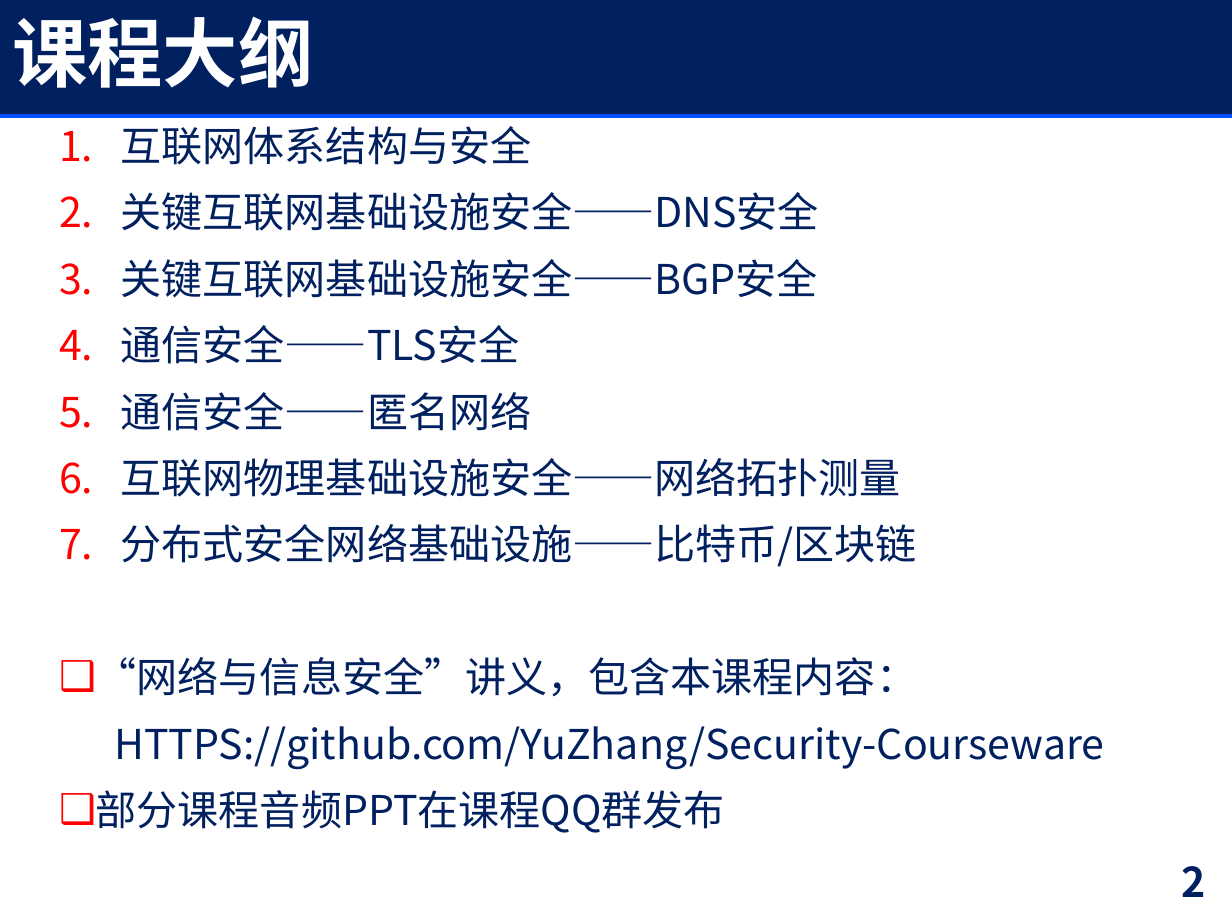
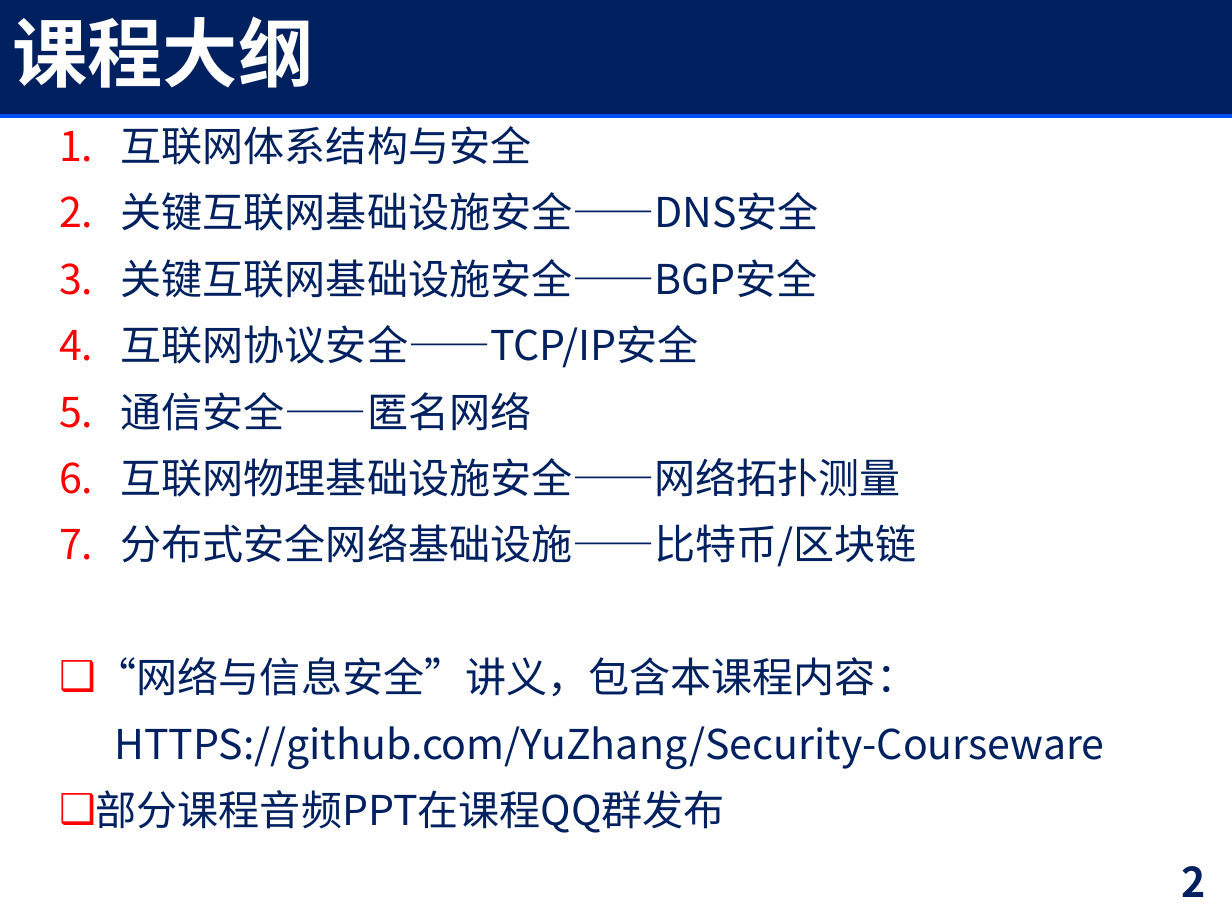
Before and after one commit to YuZhang/Security-Courseware, a slide deck: slide 2 of internet-security/intro.pptx. Drawn at 1232x924 pixels with LibreOffice and Linux fonts; fonts in the diff are those of the drawing. Boxes give left, top, right and bottom in pixels: in the first picture for what was removed or moved away, otherwise in the second. Text is boxed around its words. In the diff, an @@ line names an element or a change of style, - is before the commit and + after.

```diff
--- a/internet-security/intro.pptx
+++ b/internet-security/intro.pptx
@@ text at [121,325,699,368]: text changed @@
-4. 通信安全——TLS安全
+4. 互联网协议安全——TCP/IP安全
```
Also in this commit, not shown: 2 other slides changed, 2 other files.
